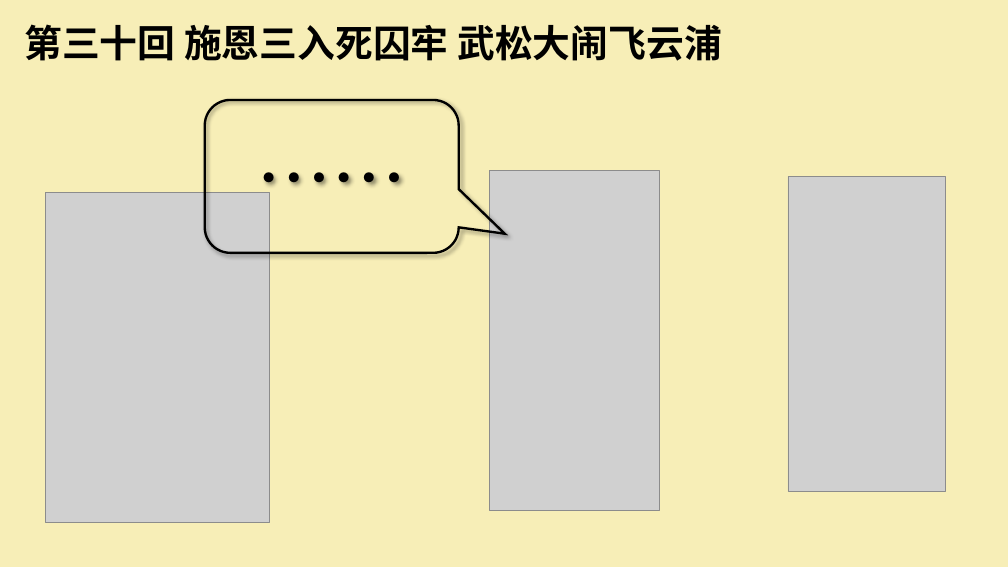
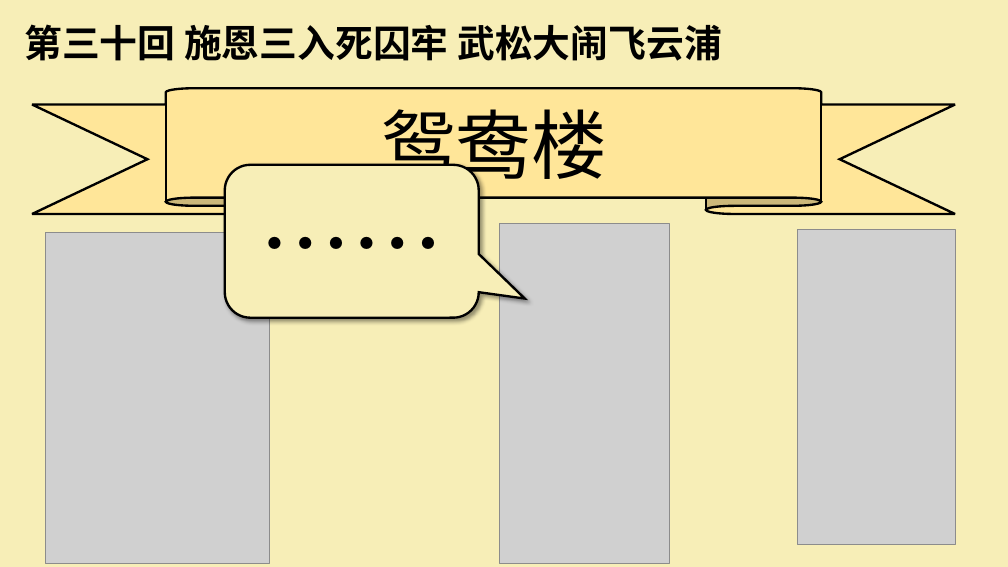
Before and after one commit to Robinlsx/Robinlsx.github.io, a slide deck: slide 6 of 7/files/水浒传 第三十至四十回 李思学.pptx. Drawn at 1008x567 pixels with LibreOffice and Linux fonts; fonts in the diff are those of the drawing; grey boxes stand for pictures. Boxes give left, top, right and bottom in pixels: in the first picture for what was removed or moved away, otherwise in the second. Text is boxed around its words. In the diff, an @@ line names an element or a change of style, - is before the commit and + after.

```diff
--- a/7/files/水浒传 第三十至四十回 李思学.pptx
+++ b/7/files/水浒传 第三十至四十回 李思学.pptx
@@ ribbon added at <box>32,88,955,214</box>, fill #FFE699, outline #000000 2.25 pt, 72 pt, text #000000 @@
+鸳鸯楼
@@ rounded speech box "……": place and size @@
-rounded speech box "……" at <box>205,100,459,253</box>
+rounded speech box "……" at <box>225,165,479,318</box>
@@ rounded speech box "……" at <box>225,165,479,318</box>: size 72 to 88 pt; fill none to #F7EEB7 @@
@@ picture: place and size @@
-picture at <box>45,192,270,523</box>
+picture at <box>45,233,270,563</box>
@@ picture: place and size @@
-picture at <box>490,170,660,510</box>
+picture at <box>499,224,669,564</box>
@@ picture: place and size @@
-picture at <box>788,176,945,492</box>
+picture at <box>798,230,955,545</box>
```
Also in this commit, not shown: 28 other slides changed, 2 slides removed.
